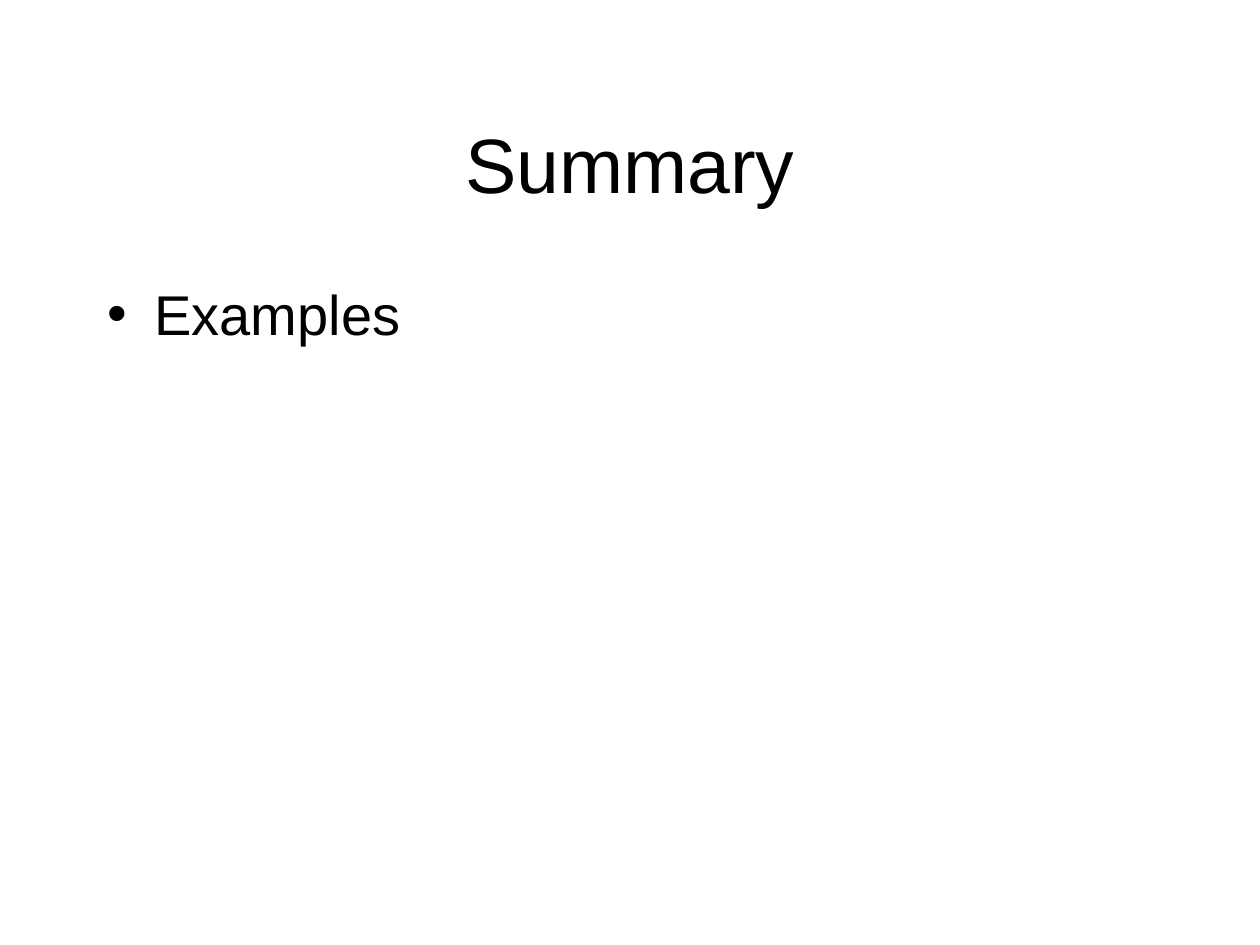
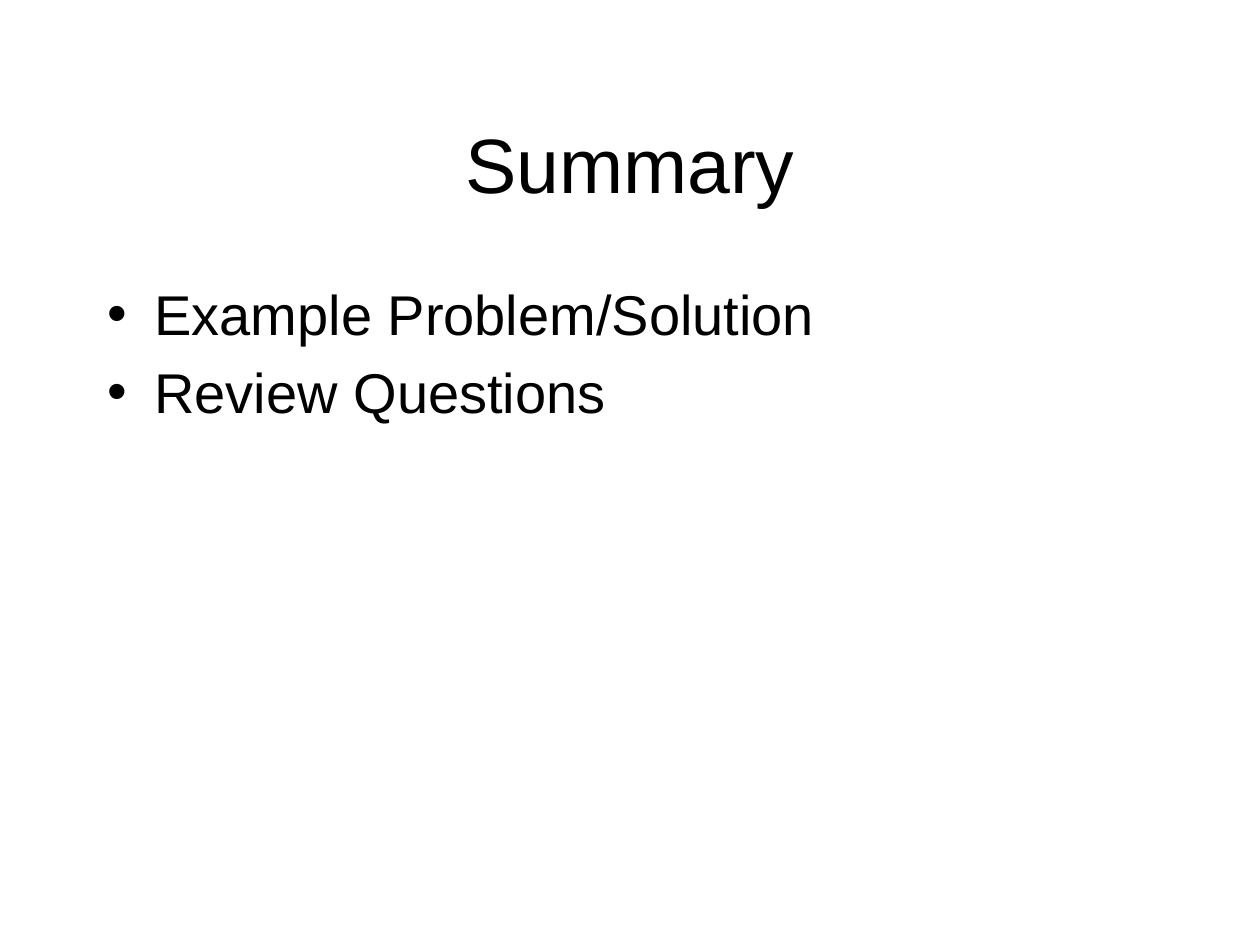
Before and after one commit to octaviordz/zjnu2017.github.io, a slide deck: slide 18 of OOAD/lectures/100--Examples.pptx (slide 3 before the commit). Drawn at 1260x945 pixels with LibreOffice and Linux fonts; fonts in the diff are those of the drawing. Boxes give left, top, right and bottom in pixels: in the first picture for what was removed or moved away, otherwise in the second. Text is boxed around its words. In the diff, an @@ line names an element or a change of style, - is before the commit and + after.

Commit message:
OOAD Example.

```diff
--- a/OOAD/lectures/100--Examples.pptx
+++ b/OOAD/lectures/100--Examples.pptx
@@ text at [154,294,814,424]: text changed @@
-• Examples
+• Example Problem/Solution
+• Review Questions
```
Also in this commit, not shown: 2 other slides changed, 15 slides added, 2 other files.
